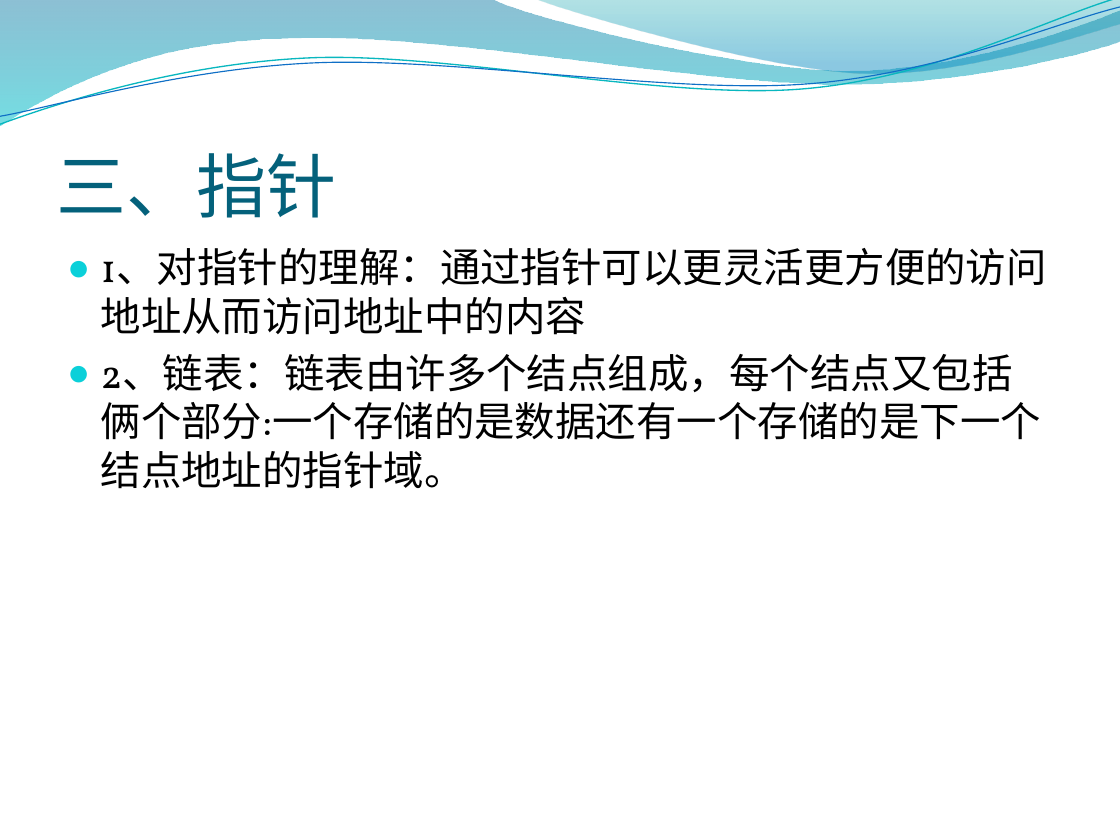
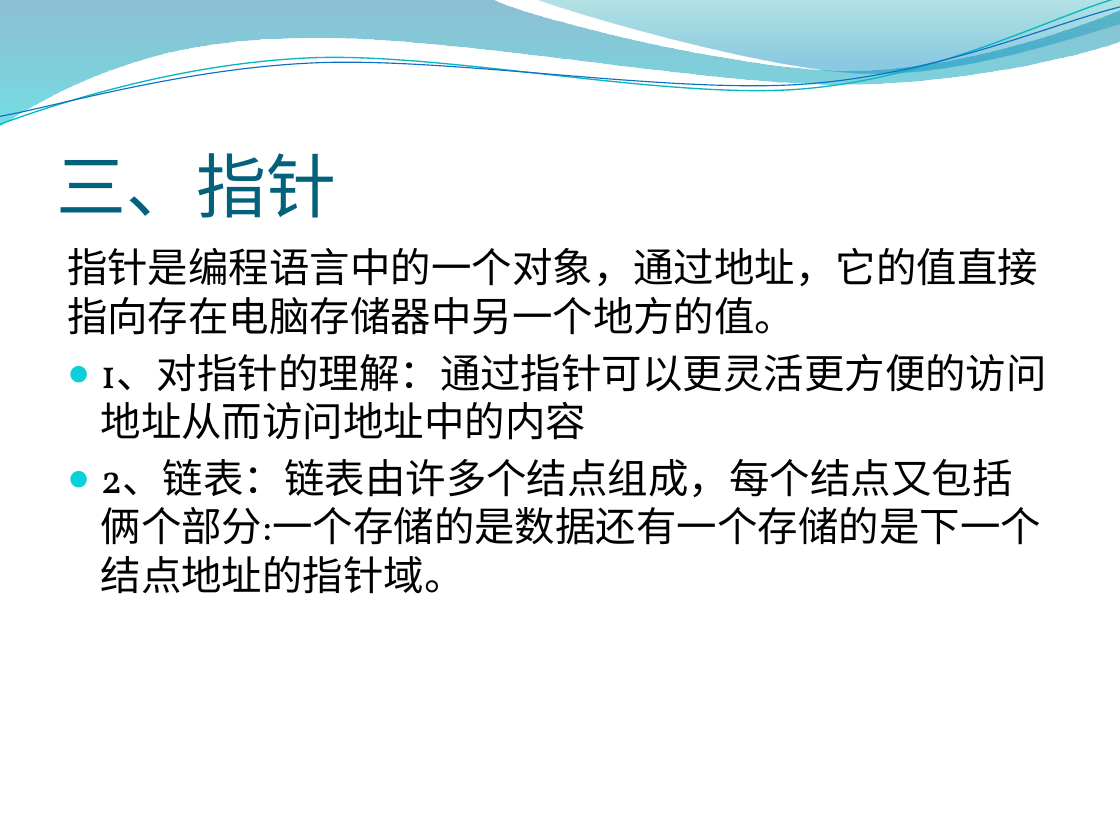
Before and after one commit to ciec20151104708/Computer-system-basis-, a slide deck: slide 5 of 深入理解计算机系统.pptx. Drawn at 1120x840 pixels with LibreOffice and Linux fonts; fonts in the diff are those of the drawing; background and template pictures are left out. Boxes give left, top, right and bottom in pixels: in the first picture for what was removed or moved away, otherwise in the second. Text is boxed around its words. In the diff, an @@ line names an element or a change of style, - is before the commit and + after.

```diff
--- a/深入理解计算机系统.pptx
+++ b/深入理解计算机系统.pptx
@@ text at (67, 248, 1038, 335): paragraph added @@
+指针是编程语言中的一个对象，通过地址，它的值直接指向存在电脑存储器中另一个地方的值。
```
Also in this commit, not shown: 3 other slides changed.
